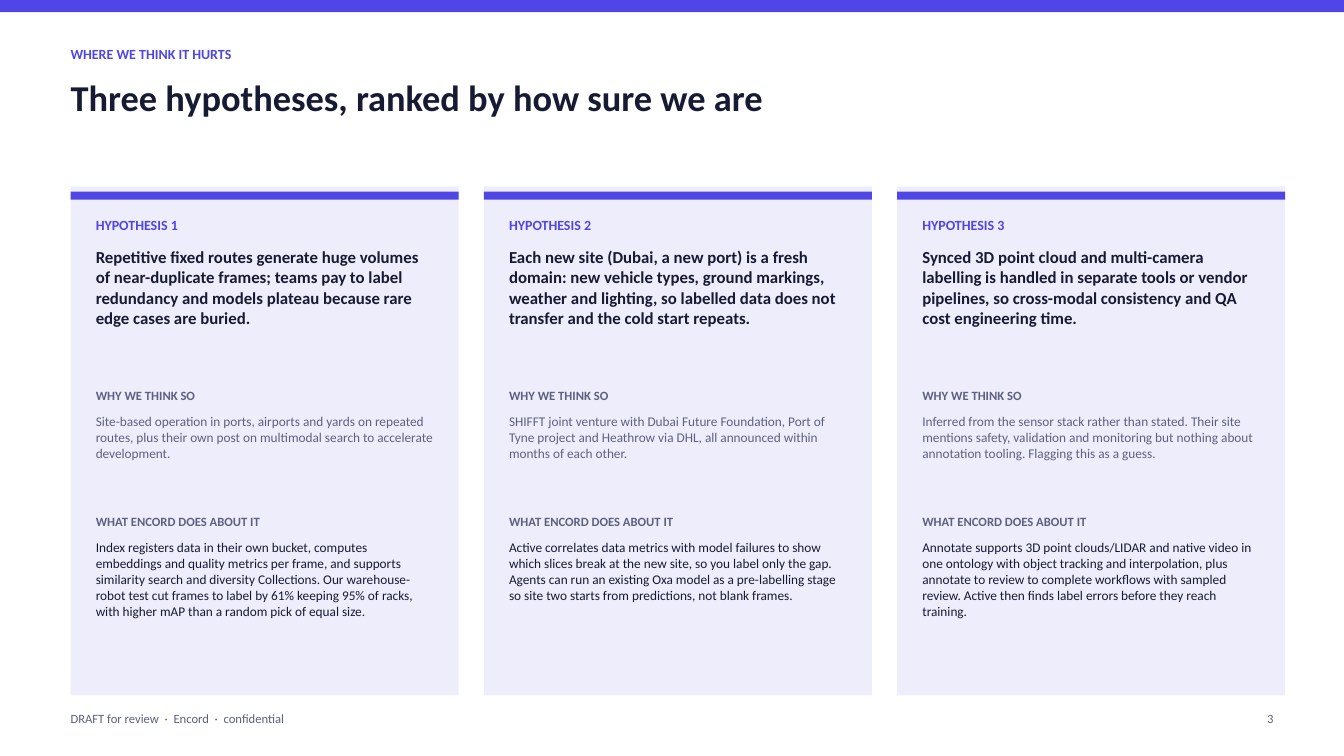
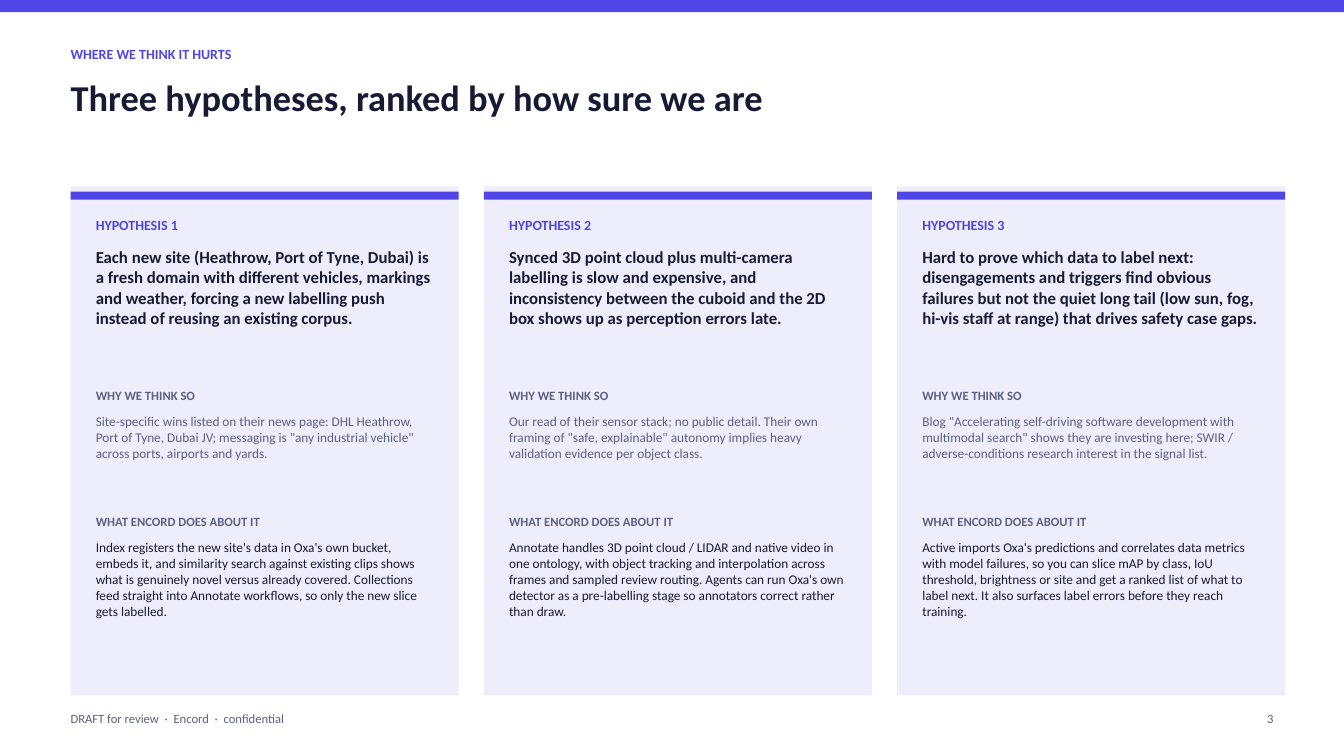
Before and after one commit to qaisak/signal-desk, a slide deck: slide 3 of docs/briefs/oxa.pptx. Drawn at 1344x756 pixels with LibreOffice and Linux fonts; fonts in the diff are those of the drawing. Boxes give left, top, right and bottom in pixels: in the first picture for what was removed or moved away, otherwise in the second. Text is boxed around its words. In the diff, an @@ line names an element or a change of style, - is before the commit and + after.

```diff
--- a/docs/briefs/oxa.pptx
+++ b/docs/briefs/oxa.pptx
@@ text at (x1=96, y1=250, x2=431, y2=327): text changed @@
-Repetitive fixed routes generate huge volumes of near-duplicate frames; teams pay to label redundancy and models plateau because rare edge cases are buried.
+Each new site (Heathrow, Port of Tyne, Dubai) is a fresh domain with different vehicles, markings and weather, forcing a new labelling push instead of reusing an existing corpus.
@@ text at (x1=509, y1=251, x2=825, y2=327): text changed @@
-Each new site (Dubai, a new port) is a fresh domain: new vehicle types, ground markings, weather and lighting, so labelled data does not transfer and the cold start repeats.
+Synced 3D point cloud plus multi-camera labelling is slow and expensive, and inconsistency between the cuboid and the 2D box shows up as perception errors late.
@@ text at (x1=922, y1=251, x2=1257, y2=327): text changed @@
-Synced 3D point cloud and multi-camera labelling is handled in separate tools or vendor pipelines, so cross-modal consistency and QA cost engineering time.
+Hard to prove which data to label next: disengagements and triggers find obvious failures but not the quiet long tail (low sun, fog, hi-vis staff at range) that drives safety case gaps.
@@ text at (x1=96, y1=417, x2=414, y2=460): text changed @@
-Site-based operation in ports, airports and yards on repeated routes, plus their own post on multimodal search to accelerate development.
+Site-specific wins listed on their news page: DHL Heathrow, Port of Tyne, Dubai JV; messaging is "any industrial vehicle" across ports, airports and yards.
@@ text at (x1=509, y1=417, x2=818, y2=460): text changed @@
-SHIFFT joint venture with Dubai Future Foundation, Port of Tyne project and Heathrow via DHL, all announced within months of each other.
+Our read of their sensor stack; no public detail. Their own framing of "safe, explainable" autonomy implies heavy validation evidence per object class.
@@ text at (x1=922, y1=417, x2=1234, y2=460): text changed @@
-Inferred from the sensor stack rather than stated. Their site mentions safety, validation and monitoring but nothing about annotation tooling. Flagging this as a guess.
+Blog "Accelerating self-driving software development with multimodal search" shows they are investing here; SWIR / adverse-conditions research interest in the signal list.
@@ text at (x1=96, y1=542, x2=416, y2=619): text changed @@
-Index registers data in their own bucket, computes embeddings and quality metrics per frame, and supports similarity search and diversity Collections. Our warehouse-robot test cut frames to label by 61% keeping 95% of racks, with higher mAP than a random pick of equal size.
+Index registers the new site's data in Oxa's own bucket, embeds it, and similarity search against existing clips shows what is genuinely novel versus already covered. Collections feed straight into Annotate workflows, so only the new slice gets labelled.
@@ text at (x1=509, y1=542, x2=843, y2=616): text changed @@
-Active correlates data metrics with model failures to show which slices break at the new site, so you label only the gap. Agents can run an existing Oxa model as a pre-labelling stage so site two starts from predictions, not blank frames.
+Annotate handles 3D point cloud / LIDAR and native video in one ontology, with object tracking and interpolation across frames and sampled review routing. Agents can run Oxa's own detector as a pre-labelling stage so annotators correct rather than draw.
@@ text at (x1=922, y1=542, x2=1245, y2=619): text changed @@
-Annotate supports 3D point clouds/LIDAR and native video in one ontology with object tracking and interpolation, plus annotate to review to complete workflows with sampled review. Active then finds label errors before they reach training.
+Active imports Oxa's predictions and correlates data metrics with model failures, so you can slice mAP by class, IoU threshold, brightness or site and get a ranked list of what to label next. It also surfaces label errors before they reach training.
```
Also in this commit, not shown: 6 other slides changed, 9 other files.
